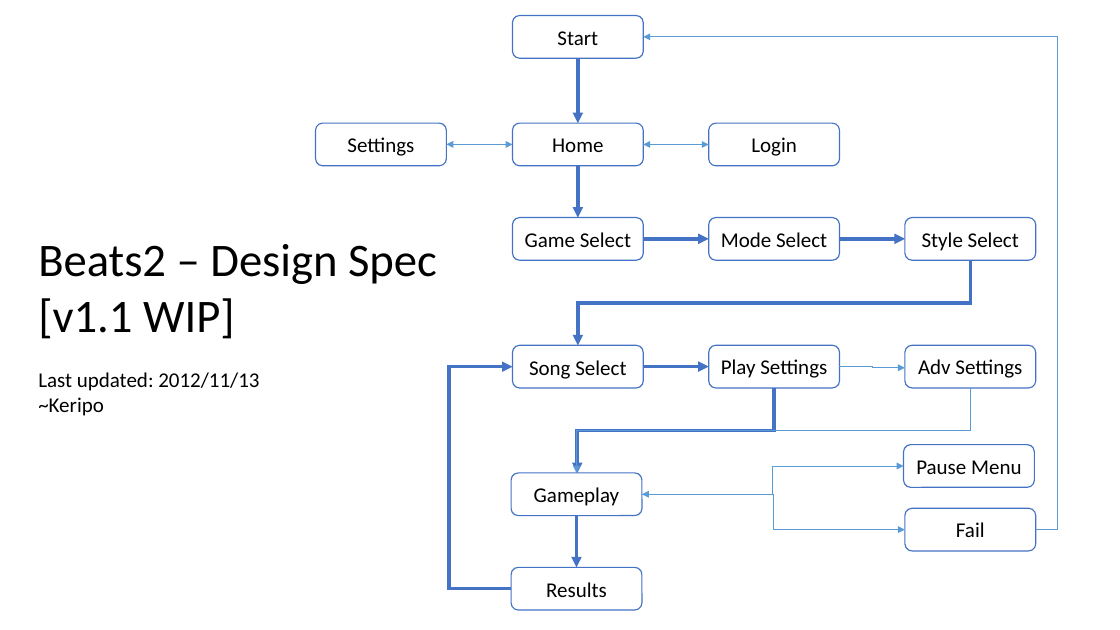
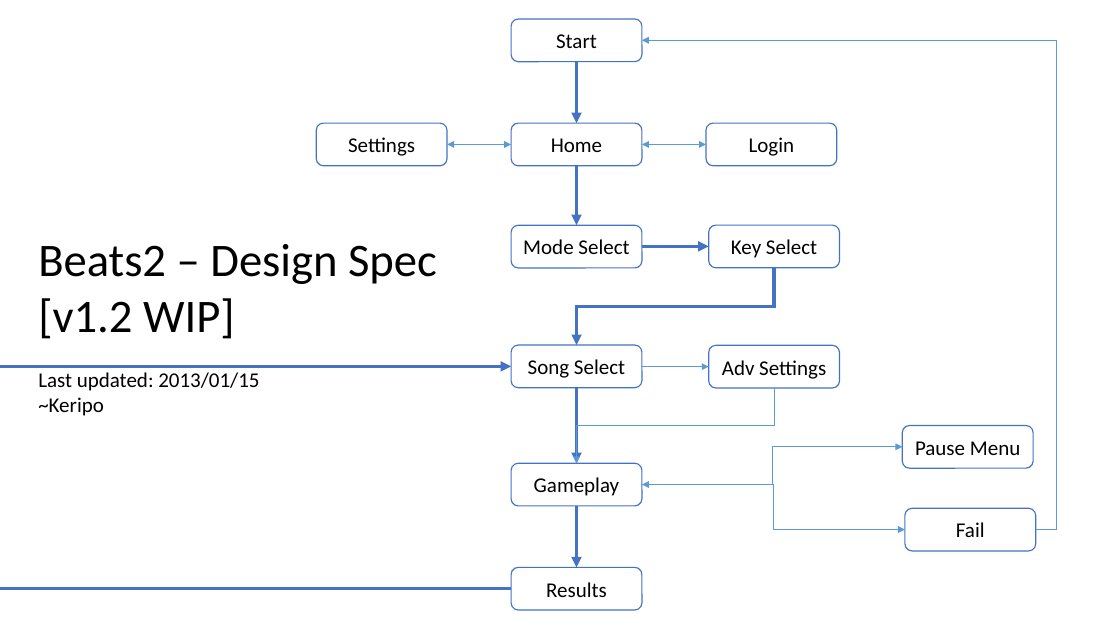
Before and after one commit to Ikeiwa/beats2, a slide deck: slide 1 of beats2/Docs/Beats2 - Design Spec.pptx. Drawn at 1120x630 pixels with LibreOffice and Linux fonts; fonts in the diff are those of the drawing. Boxes give left, top, right and bottom in pixels: in the first picture for what was removed or moved away, otherwise in the second. Text is boxed around its words. In the diff, an @@ line names an element or a change of style, - is before the commit and + after.

```diff
--- a/beats2/Docs/Beats2 - Design Spec.pptx
+++ b/beats2/Docs/Beats2 - Design Spec.pptx
@@ elbow double arrow (512, 145) - (447, 145): route changed @@
@@ elbow double arrow moved from (644, 145) - (709, 145) to (642, 145) - (706, 145) @@
@@ elbow arrow moved from (578, 166) - (578, 218) to (576, 166) - (576, 225) @@
@@ 3 elbow arrows, 2 rounded rectangles: place and size @@
-3 elbow arrows, 2 rounded rectangles at <box>513,15,1057,529</box>
+3 elbow arrows, 2 rounded rectangles at <box>512,19,1057,529</box>
@@ text in rounded rectangle at <box>523,239,629,254</box>: text changed @@
-Game Select
+Mode Select
@@ rounded rectangle "Key Select": place and size @@
-rounded rectangle "Key Select" at <box>905,218,1036,260</box>
+rounded rectangle "Key Select" at <box>709,225,840,268</box>
@@ rounded rectangle removed at <box>709,218,840,260</box> @@
-Mode Select
@@ text in rounded rectangle at <box>731,239,817,258</box>: text changed @@
-Style Select
+Key Select
@@ elbow arrow removed from (839, 239) to (905, 239) @@
@@ elbow arrow moved from (970, 260) - (578, 345) to (775, 268) - (576, 345) @@
@@ text at <box>38,298,259,416</box>: text changed @@
-[v1.1 WIP]
-Last updated: 2012/11/13
-~Keripo
+[v1.2 WIP]
+Last updated: 2013/01/15
+~Keripo
@@ rounded rectangle "Adv Settings": place and size @@
-rounded rectangle "Adv Settings" at <box>905,345,1036,388</box>
+rounded rectangle "Adv Settings" at <box>709,345,840,388</box>
@@ rounded rectangle removed at <box>709,345,840,388</box> @@
-Play Settings
@@ elbow arrow (512, 589) - (512, 366): route changed @@
@@ elbow arrow moved from (970, 388) - (576, 473) to (775, 388) - (576, 463) @@
@@ elbow arrow moved from (775, 388) - (577, 473) to (576, 388) - (576, 463) @@
@@ elbow arrow moved from (839, 366) - (905, 368) to (642, 366) - (709, 366) @@
@@ elbow arrow removed from (644, 366) to (709, 366) @@
@@ elbow double arrow moved from (642, 494) - (904, 466) to (642, 485) - (902, 447) @@
@@ rounded rectangle "Pause Menu": place and size @@
-rounded rectangle "Pause Menu" at <box>904,444,1035,487</box>
+rounded rectangle "Pause Menu" at <box>902,426,1033,469</box>
@@ rounded rectangle "Gameplay": place and size @@
-rounded rectangle "Gameplay" at <box>512,473,643,516</box>
+rounded rectangle "Gameplay" at <box>512,463,643,506</box>
@@ elbow arrow moved from (576, 516) - (576, 567) to (576, 506) - (576, 567) @@
@@ elbow arrow moved from (642, 494) - (905, 529) to (642, 485) - (905, 529) @@
```
Also in this commit, not shown: 17 other slides changed, 6 slides removed, 7 other files.
